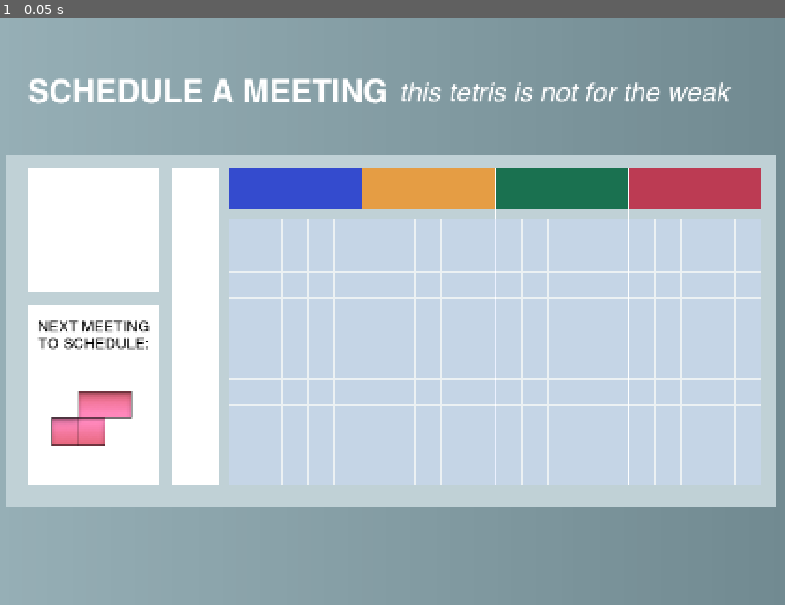
Above: before the commit, frame 1.
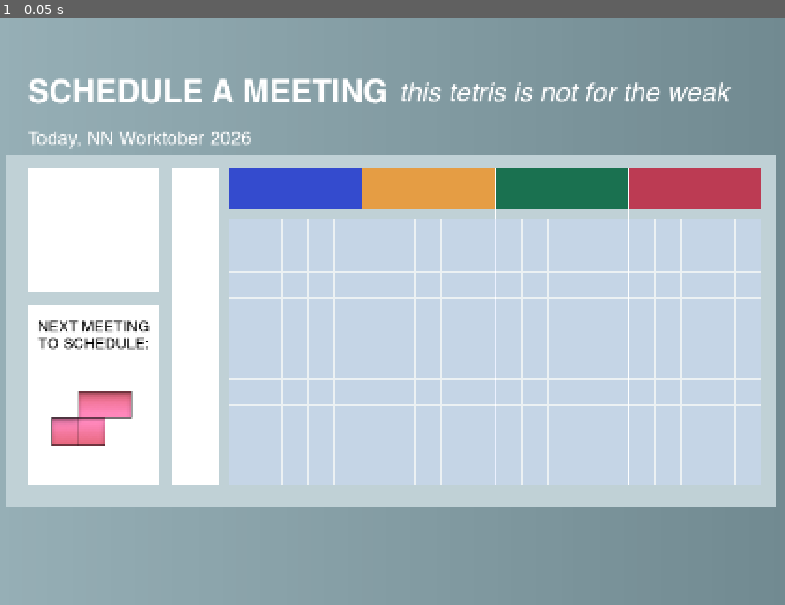
Above: after the commit, the same moment.

Repository: grkovalev/office-game
Game: Godot game, scene res://calendartetris.tscn
Same seed, same stepped clock (60 frames per second), same inputs: the game is played once before the commit and once after it. This scene is started directly instead of the project's main scene.
Inputs:
- Up to frame 1 (0.05 s): no input

The runs differ from the first frame. In frame 1, 0.3% of the frame differs, in the area x 3-32%, y 19-23%.

Commit message:
changed behaviour to coloring tiles instead of placing sprites

Diff:
--- a/calendartetris.gd
+++ b/calendartetris.gd
@@ -4,7 +4,8 @@
 const GRID_HEIGHT := 10
 const TILE_SIZE   := 50
 
-var cells: Array = []   # cells[y][x] = bool, true if occupied
+var cells: Array = []
+var tile_nodes: Array = []
 
 func _ready() -> void:
 	_init_cells()
@@ -21,11 +22,15 @@
 
 
 func create_grid() -> void:
+	tile_nodes.clear()
 	for row in range(GRID_HEIGHT):
+		var row_tiles: Array = []
 		for col in range(GRID_WIDTH):
 			var tile = create_tile()
 			tile.position = Vector2(col * TILE_SIZE, row * TILE_SIZE)
 			add_child(tile)
+			row_tiles.append(tile)
+		tile_nodes.append(row_tiles)
 
 
 func create_tile() -> Panel:
@@ -70,6 +75,15 @@
 		var cell: Vector2i = base_cell + offset
 		if cell_in_bounds(cell):
 			cells[cell.y][cell.x] = true
+			set_cell_color(cell, Color(0.8, 0.22, 0.543, 1.0))
+
+func set_cell_color(cell: Vector2i, color: Color) -> void:
+	if not cell_in_bounds(cell):
+		return
+	var tile: Panel = tile_nodes[cell.y][cell.x]
+	var stylebox: StyleBoxFlat = tile.get_theme_stylebox("panel").duplicate() as StyleBoxFlat
+	stylebox.bg_color = color
+	tile.add_theme_stylebox_override("panel", stylebox)
 
 func cell_to_world(cell:Vector2i)->Vector2:
 	return to_global(Vector2(cell.x*TILE_SIZE+
--- a/calendartetris.tscn
+++ b/calendartetris.tscn
@@ -61,14 +61,14 @@
 [sub_resource type="RectangleShape2D" id="RectangleShape2D_sriha"]
 size = Vector2(50, 200)
 
-[node name="main_calendartetris" type="Node2D"]
-
-[node name="bg_color" type="TextureRect" parent="."]
+[node name="main_calendartetris" type="Node2D" unique_id=1567789064]
+
+[node name="bg_color" type="TextureRect" parent="." unique_id=163175786]
 offset_right = 1504.0
 offset_bottom = 1105.0
 texture = SubResource("GradientTexture2D_ucthv")
 
-[node name="bg_undercalendar" type="TextureRect" parent="."]
+[node name="bg_undercalendar" type="TextureRect" parent="." unique_id=976245915]
 offset_left = 39.0
 offset_top = 256.0
 offset_right = 1481.0
@@ -77,7 +77,7 @@
 size_flags_vertical = 4
 texture = SubResource("GradientTexture2D_ay14k")
 
-[node name="calendar_ui" type="TextureRect" parent="."]
+[node name="calendar_ui" type="TextureRect" parent="." unique_id=730144622]
 offset_left = 80.0
 offset_top = 280.0
 offset_right = 328.0
@@ -86,7 +86,7 @@
 size_flags_vertical = 4
 texture = SubResource("GradientTexture2D_4w1so")
 
-[node name="calendar_ui3" type="TextureRect" parent="."]
+[node name="calendar_ui3" type="TextureRect" parent="." unique_id=969118720]
 offset_left = 352.0
 offset_top = 280.0
 offset_right = 440.0
@@ -95,7 +95,7 @@
 size_flags_vertical = 4
 texture = SubResource("GradientTexture2D_4w1so")
 
-[node name="calendar_ui2" type="TextureRect" parent="."]
+[node name="calendar_ui2" type="TextureRect" parent="." unique_id=499924150]
 offset_left = 80.0
 offset_top = 536.0
 offset_right = 328.0
@@ -104,7 +104,7 @@
 size_flags_vertical = 4
 texture = SubResource("GradientTexture2D_4w1so")
 
-[node name="01_secpers" type="TextureRect" parent="."]
+[node name="01_secpers" type="TextureRect" parent="." unique_id=811110673]
 offset_left = 456.0
 offset_top = 280.0
 offset_right = 706.0
@@ -113,7 +113,7 @@
 size_flags_vertical = 4
 texture = SubResource("GradientTexture2D_063xu")
 
-[node name="02_secpers" type="TextureRect" parent="."]
+[node name="02_secpers" type="TextureRect" parent="." unique_id=458442044]
 offset_left = 706.0
 offset_top = 280.0
 offset_right = 956.0
@@ -122,7 +122,7 @@
 size_flags_vertical = 4
 texture = SubResource("GradientTexture2D_xt0v1")
 
-[node name="03_secpers" type="TextureRect" parent="."]
+[node name="03_secpers" type="TextureRect" parent="." unique_id=2063164081]
 offset_left = 956.0
 offset_top = 280.0
 offset_right = 1206.0
@@ -131,7 +131,7 @@
 size_flags_vertical = 4
 texture = SubResource("GradientTexture2D_ek6ok")
 
-[node name="04_secpers" type="TextureRect" parent="."]
+[node name="04_secpers" type="TextureRect" parent="." unique_id=2038633763]
 offset_left = 1206.0
 offset_top = 280.0
 offset_right = 1456.0
@@ -140,7 +140,7 @@
 size_flags_vertical = 4
 texture = SubResource("GradientTexture2D_yv368")
 
-[node name="title" type="Label" parent="."]
+[node name="title" type="Label" parent="." unique_id=1520938463]
 offset_left = 80.0
 offset_top = 108.0
 offset_right = 756.0
@@ -150,7 +150,7 @@
 text = "SCHEDULE A MEETING"
 vertical_alignment = 1
 
-[node name="subtitle" type="Label" parent="."]
+[node name="subtitle" type="Label" parent="." unique_id=890376252]
 offset_left = 776.0
 offset_top = 108.0
 offset_right = 1438.0
@@ -161,7 +161,7 @@
 vertical_alignment = 1
 autowrap_mode = 2
 
-[node name="nextpiecetitle" type="Label" parent="."]
+[node name="nextpiecetitle" type="Label" parent="." unique_id=1505591641]
 offset_left = 80.0
 offset_top = 566.0
 offset_right = 328.0
@@ -173,104 +173,115 @@
 horizontal_alignment = 1
 autowrap_mode = 2
 
-[node name="grid_container" type="Node2D" parent="."]
+[node name="datetext" type="Label" parent="." unique_id=1824845824]
+offset_left = 80.0
+offset_top = 210.0
+offset_right = 509.0
+offset_bottom = 246.0
+theme_override_colors/font_color = Color(1, 1, 1, 1)
+theme_override_fonts/font = ExtResource("2_5beks")
+theme_override_font_sizes/font_size = 35
+text = "Today, NN Worktober 2026"
+autowrap_mode = 2
+
+[node name="grid_container" type="Node2D" parent="." unique_id=144483308]
 z_index = 4
 position = Vector2(456, 376)
 script = ExtResource("3_sriha")
 
-[node name="tetromino_lib" type="Node2D" parent="."]
+[node name="tetromino_lib" type="Node2D" parent="." unique_id=1185507880]
 script = ExtResource("4_ek6ok")
 
-[node name="shape_o_area" type="Area2D" parent="tetromino_lib"]
+[node name="shape_o_area" type="Area2D" parent="tetromino_lib" unique_id=1124557357]
 position = Vector2(-712, 60)
 
-[node name="shape_o_img" type="Sprite2D" parent="tetromino_lib/shape_o_area"]
+[node name="shape_o_img" type="Sprite2D" parent="tetromino_lib/shape_o_area" unique_id=618418232]
 texture = ExtResource("4_ay14k")
 
-[node name="shape_o_col" type="CollisionShape2D" parent="tetromino_lib/shape_o_area"]
+[node name="shape_o_col" type="CollisionShape2D" parent="tetromino_lib/shape_o_area" unique_id=1631266568]
 position = Vector2(0, -0.5)
 shape = SubResource("RectangleShape2D_4w1so")
 
-[node name="shape_i_area" type="Area2D" parent="tetromino_lib"]
+[node name="shape_i_area" type="Area2D" parent="tetromino_lib" unique_id=802704956]
 position = Vector2(-587, 108)
 
-[node name="shape_i_img" type="Sprite2D" parent="tetromino_lib/shape_i_area"]
+[node name="shape_i_img" type="Sprite2D" parent="tetromino_lib/shape_i_area" unique_id=355730925]
 texture = ExtResource("5_063xu")
 
-[node name="shape_i_col" type="CollisionShape2D" parent="tetromino_lib/shape_i_area"]
+[node name="shape_i_col" type="CollisionShape2D" parent="tetromino_lib/shape_i_area" unique_id=1478855269]
 shape = SubResource("RectangleShape2D_sriha")
 
-[node name="shape_s_area" type="Area2D" parent="tetromino_lib"]
+[node name="shape_s_area" type="Area2D" parent="tetromino_lib" unique_id=555822906]
 position = Vector2(-424, 108)
 
-[node name="shape_s_img" type="Sprite2D" parent="tetromino_lib/shape_s_area"]
+[node name="shape_s_img" type="Sprite2D" parent="tetromino_lib/shape_s_area" unique_id=1142109158]
 texture = ExtResource("6_bwdfo")
 
-[node name="shape_s_col" type="CollisionPolygon2D" parent="tetromino_lib/shape_s_area"]
+[node name="shape_s_col" type="CollisionPolygon2D" parent="tetromino_lib/shape_s_area" unique_id=363727420]
 polygon = PackedVector2Array(-25, -50, 75, -50, 75, 0, 25, 0, 26, 50, -76, 51, -76, -1, -26, -1)
 
-[node name="shape_z_area" type="Area2D" parent="tetromino_lib"]
+[node name="shape_z_area" type="Area2D" parent="tetromino_lib" unique_id=1006151970]
 position = Vector2(-225, 108)
 
-[node name="shape_z_img" type="Sprite2D" parent="tetromino_lib/shape_z_area"]
+[node name="shape_z_img" type="Sprite2D" parent="tetromino_lib/shape_z_area" unique_id=80417114]
 texture = ExtResource("7_xt0v1")
 
-[node name="shape_z_col" type="CollisionPolygon2D" parent="tetromino_lib/shape_z_area"]
+[node name="shape_z_col" type="CollisionPolygon2D" parent="tetromino_lib/shape_z_area" unique_id=1537516587]
 position = Vector2(-3.000002, 1.9073486e-06)
 scale = Vector2(0.94592327, -0.9342187)
 polygon = PackedVector2Array(-24.31488, -53.52066, 83.51628, -53.52066, 82.45911, 0, 29.600708, 0, 29.600708, 53.520653, -75.05893, 53.520653, -75.05893, 0, -24.31488, -1.0704117)
 
-[node name="shape_l_area" type="Area2D" parent="tetromino_lib"]
+[node name="shape_l_area" type="Area2D" parent="tetromino_lib" unique_id=396737088]
 position = Vector2(-712, 331)
 
-[node name="shape_l_img" type="Sprite2D" parent="tetromino_lib/shape_l_area"]
+[node name="shape_l_img" type="Sprite2D" parent="tetromino_lib/shape_l_area" unique_id=278525897]
 texture = ExtResource("8_xt0v1")
 
-[node name="shape_z_col" type="CollisionPolygon2D" parent="tetromino_lib/shape_l_area"]
+[node name="shape_z_col" type="CollisionPolygon2D" parent="tetromino_lib/shape_l_area" unique_id=1644981029]
 position = Vector2(-3.000002, 1.9073486e-06)
 scale = Vector2(0.94592327, -0.9342187)
 polygon = PackedVector2Array(-49.68689, -79.21057, 57.087082, -80.28099, 57.087082, -26.76033, 4.228668, -26.76033, 3.1715088, 81.351395, -49.68689, 81.351395)
 
-[node name="shape_j_area" type="Area2D" parent="tetromino_lib"]
+[node name="shape_j_area" type="Area2D" parent="tetromino_lib" unique_id=424442293]
 position = Vector2(-549, 331)
 
-[node name="shape_j_img" type="Sprite2D" parent="tetromino_lib/shape_j_area"]
+[node name="shape_j_img" type="Sprite2D" parent="tetromino_lib/shape_j_area" unique_id=1674764351]
 texture = ExtResource("9_sriha")
 
-[node name="shape_z_col" type="CollisionPolygon2D" parent="tetromino_lib/shape_j_area"]
+[node name="shape_z_col" type="CollisionPolygon2D" parent="tetromino_lib/shape_j_area" unique_id=991552925]
 position = Vector2(-3.000002, 1.9073486e-06)
 rotation = 3.1415927
 scale = Vector2(1.0156913, 0.9910609)
 polygon = PackedVector2Array(-52.181244, -74.66742, 46.273865, -74.66745, 46.273865, -25.225494, -2.9536743, -25.225494, -2.9536743, 75.67648, -52.181244, 75.67651)
 
-[node name="shape_t_area" type="Area2D" parent="tetromino_lib"]
+[node name="shape_t_area" type="Area2D" parent="tetromino_lib" unique_id=1998812457]
 position = Vector2(-361, 322)
 
-[node name="shape_t_img" type="Sprite2D" parent="tetromino_lib/shape_t_area"]
+[node name="shape_t_img" type="Sprite2D" parent="tetromino_lib/shape_t_area" unique_id=843819129]
 texture = ExtResource("10_sriha")
 
-[node name="shape_t_col" type="CollisionPolygon2D" parent="tetromino_lib/shape_t_area"]
+[node name="shape_t_col" type="CollisionPolygon2D" parent="tetromino_lib/shape_t_area" unique_id=923549228]
 position = Vector2(-3.000002, 1.9073486e-06)
 rotation = 3.1415927
 scale = Vector2(1.0156913, 0.9910609)
 polygon = PackedVector2Array(-76.79498, 1.0090332, -27.567444, 0, -27.567505, -49.441956, 21.660034, -50.45099, 21.660095, 1.0090332, 70.887695, 1.0090332, 70.887695, 50.45099, -76.79501, 51.460052)
 
-[node name="spawn_slot_0" type="Node2D" parent="tetromino_lib"]
+[node name="spawn_slot_0" type="Node2D" parent="tetromino_lib" unique_id=1397780773]
 position = Vector2(200, 750)
 
-[node name="cal_border" type="Line2D" parent="."]
+[node name="cal_border" type="Line2D" parent="." unique_id=1734831251]
 top_level = true
 position = Vector2(706, 280)
 points = PackedVector2Array(0, 596, 0, 0)
 width = 3.0
 
-[node name="cal_border2" type="Line2D" parent="."]
+[node name="cal_border2" type="Line2D" parent="." unique_id=938284024]
 top_level = true
 position = Vector2(956, 280)
 points = PackedVector2Array(0, 596, 0, 0)
 width = 3.0
 
-[node name="cal_border3" type="Line2D" parent="."]
+[node name="cal_border3" type="Line2D" parent="." unique_id=1507249782]
 top_level = true
 position = Vector2(1206, 280)
 points = PackedVector2Array(0, 596, 0, 0)
--- a/project.godot
+++ b/project.godot
@@ -8,11 +8,15 @@
 
 config_version=5
 
+[animation]
+
+compatibility/default_parent_skeleton_in_mesh_instance_3d=true
+
 [application]
 
 config/name="Office"
 run/main_scene="uid://bk08lfcueqr7m"
-config/features=PackedStringArray("4.5", "Forward Plus")
+config/features=PackedStringArray("4.6", "Forward Plus")
 config/icon="res://icon.svg"
 
 [display]
--- a/tetromino_lib.gd
+++ b/tetromino_lib.gd
@@ -216,18 +216,9 @@
 
 	if board.can_place_piece(local_cells, base_cell):
 		board.place_piece(local_cells, base_cell, shape_id)
-
-		# Snap visual piece to grid-aligned position
-		var snapped_pos: Vector2 = board.cell_to_world(base_cell)
-		# Adjust back for pivot so sprite center aligns correctly
-		area.global_position = snapped_pos - pivot_offset * TILE_SIZE
-
-		# Mark as placed but keep visible
-		piece["placed"] = true
-		pieces[slot_index] = piece
-
-		# Spawn new piece in this slot
+		area.queue_free()
+		pieces[slot_index] = null
 		spawn_piece(slot_index)
+
 	else:
-		# Return to original position
 		area.global_position = piece["original_pos"]
Not shown: 1 places in calendartetris.tscn that only renumber resources
Not shown, removed: tetrisguide.md
